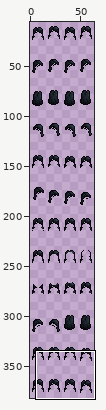
Two versions of one sprite sheet, [LittleNPC] The Farmer's Children Art - Standard/assets/Characters/Female/Black2/Black2.png. The first picture is a wide view before the edit; the outline marks the close-up.
Close-up. Before the commit:
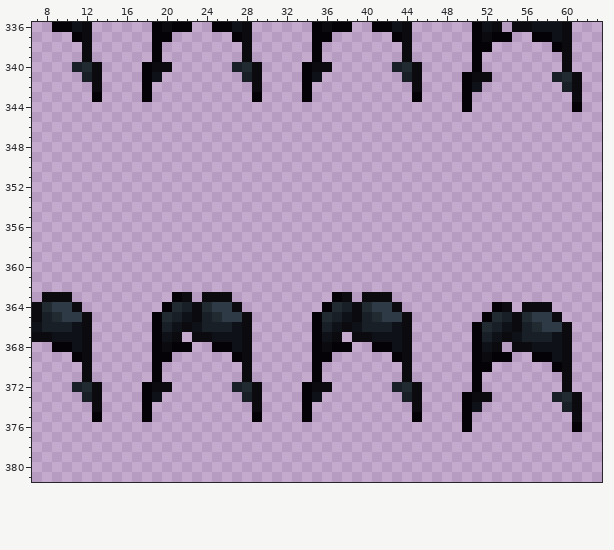
The file is 64x416 pixels. Shown: x 7..63, y 336..381. The wide view leaves out empty margins. The commit also changed other parts of the picture, which this record leaves out.
After:
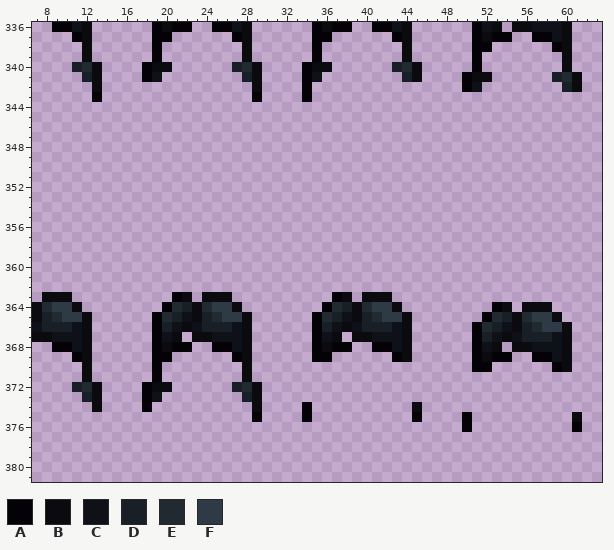
Palette (. is transparent): A #040206  B #0b0a0e  C #0e1117  D #191f26  E #212931  F #2e3a45
Diff:
Colour A is gone in row 342 at x 18; in row 343 at x 18, 45 and 50; in row 344 at x 50 and 61; in row 370 at x 35; in row 371 at x 35 and 51; in row 372 at x 34 and 51.
Colour A is gone in row 373 at x 34 and 50; in row 374 at x 50; in row 375 at x 13 and 18.
Colour B is gone in row 342 at x 45; in row 343 at x 61; in row 370 at x 44; in row 371 at x 44 and 60; in row 372 at x 35 to 36, 45 and 60; in row 373 at x 45, 51 to 52 and 61.
Colour B is gone in row 374 at x 61.
Colour C is gone in row 373 at x 35; in row 374 at x 51.
Colour D is gone in row 372 at x 43; in row 373 at x 44 and 59; in row 374 at x 60.
Colour E is gone in row 372 at x 44; in row 373 at x 60.
